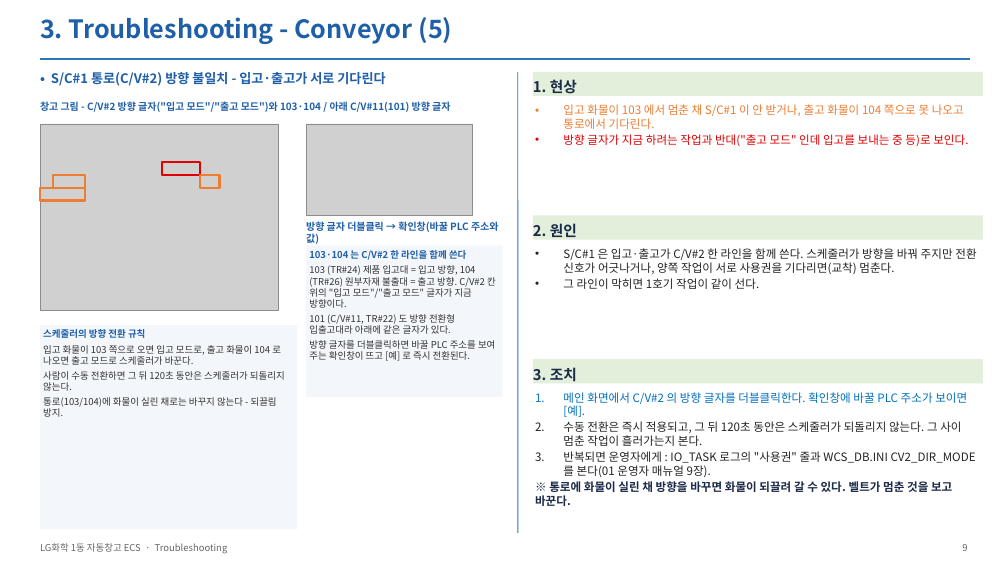
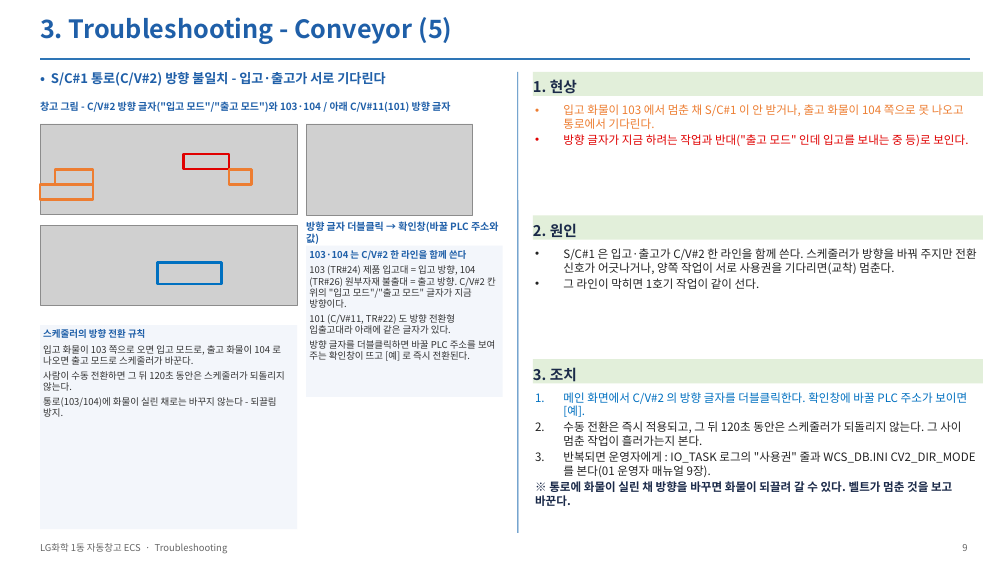
Before and after one commit to yeorijby-coder/LGLS_ALL, a slide deck: slide 9 of docs/산출물_20261110/05_ECS_Troubleshooting_1105.pptx. Drawn at 1008x567 pixels with LibreOffice and Linux fonts; fonts in the diff are those of the drawing; grey boxes stand for pictures. Boxes give left, top, right and bottom in pixels: in the first picture for what was removed or moved away, otherwise in the second. Text is boxed around its words. In the diff, an @@ line names an element or a change of style, - is before the commit and + after.

```diff
--- a/docs/산출물_20261110/05_ECS_Troubleshooting_1105.pptx
+++ b/docs/산출물_20261110/05_ECS_Troubleshooting_1105.pptx
@@ picture removed at (40,124,278,310) @@
@@ picture added at (40,124,297,215) @@
@@ rectangle: place and size @@
-rectangle at (53,175,85,188)
+rectangle at (55,169,93,185)
@@ rectangle: place and size @@
-rectangle at (162,163,200,175)
+rectangle at (184,154,229,169)
@@ rectangle: place and size @@
-rectangle at (200,175,219,188)
+rectangle at (229,169,252,185)
@@ rectangle: place and size @@
-rectangle at (40,188,85,200)
+rectangle at (40,185,93,200)
@@ picture added at (40,225,297,306) @@
@@ rectangle added at (157,262,222,284), outline #0070C0 2.25 pt @@
```
Also in this commit, not shown: 13 other slides changed, 2 other files.
